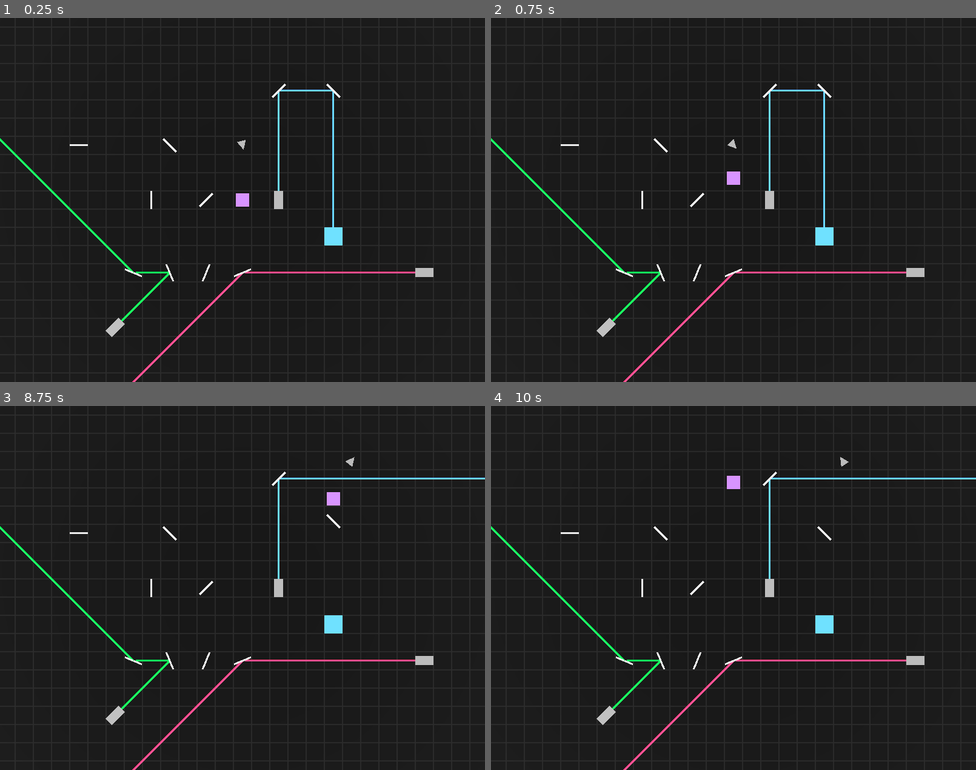
Above: before the commit, frames 1-4 (two rows, left to right).
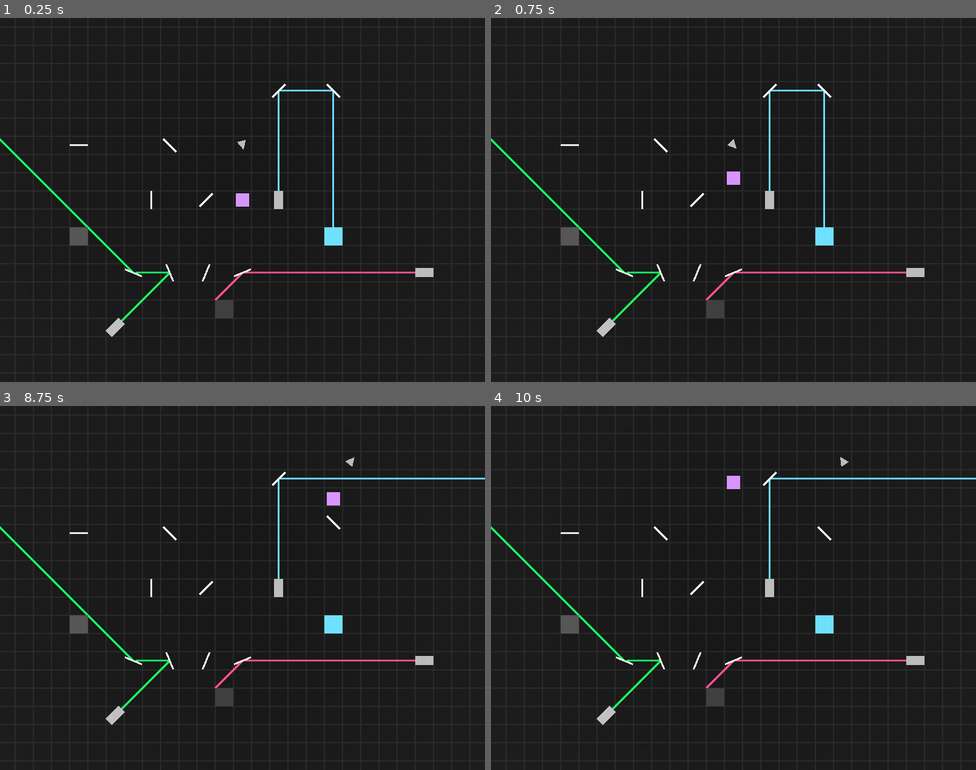
Above: after the commit, the same moments.

Repository: RiverApril/EnergyJam
Game: Godot game, scene res://levels/playground.tscn
The game is run twice, just before and just after one commit, with the same random seed, the same clock (stepped at 60 frames per second) and the same inputs. Before the commit the project starts from res://main_scene.tscn.
Inputs (mouse positions are in pixels of both pictures, inside the frame that each line leads up to):
- Up to frame 1 (0.25 s): no input
- Up to frame 2 (0.75 s): tap Enter at 0.5 s; move the mouse to (709, 272) at 0.52 s; hold W (Up) from 0.53 s (still down)
- Up to frame 3 (8.75 s): move the mouse to (388, 642) at 1.27 s; move the mouse to (97, 533) at 2.02 s; release W (Up) at 2.03 s; hold A (Left) 2.03-3.53 s; move the mouse to (266, 588) at 2.77 s; move the mouse to (169, 497) at 3.52 s; hold S (Down) 3.53-4.28 s; tap Escape at 4.15 s; move the mouse to (349, 569) at 4.27 s; hold D (Right) 4.28-5.03 s; move the mouse to (145, 606) at 5.02 s; hold W (Up) 5.03-5.78 s; move the mouse to (291, 507) at 5.77 s; hold D (Right) 5.78-8.03 s; move the mouse to (218, 660) at 6.52 s; move the mouse to (388, 642) at 7.27 s; move the mouse to (97, 533) at 8.02 s; hold S (Down) from 8.03 s (still down)
- Up to frame 4 (10 s): move the mouse to (757, 588) at 8.77 s; release S (Down) at 8.78 s; hold A (Left) 8.78-9.53 s; move the mouse to (660, 497) at 9.52 s; hold W (Up) from 9.53 s (still down)

The runs differ from the first frame. In frame 1, 0.5% of the frame differs, in the area x 14-48%, y 57-100%; in frame 2, 0.5%; in frame 3, 0.5%, in the area x 14-71%, y 29-100%; in frame 4, 0.5%.

Commit message:
organize and stuff

Diff:
--- /dev/null
+++ b/levels/level_1.tscn
@@ -0,0 +1,33 @@
+[gd_scene load_steps=8 format=3 uid="uid://cw2abihukk8rx"]
+
+[ext_resource type="PackedScene" uid="uid://buxx8bxc0y6a8" path="res://objects/world_nodes.tscn" id="1_gvgdc"]
+[ext_resource type="PackedScene" uid="uid://wdtsu7b21k3j" path="res://objects/player.tscn" id="2_gs1yk"]
+[ext_resource type="PackedScene" uid="uid://0h5dr3rsftd4" path="res://objects/mirror.tscn" id="3_84c64"]
+[ext_resource type="PackedScene" uid="uid://csgcpmpema2ta" path="res://objects/emitter.tscn" id="4_g0nsl"]
+[ext_resource type="PackedScene" uid="uid://cjecxrn8grcvf" path="res://objects/wall.tscn" id="5_k4on8"]
+[ext_resource type="PackedScene" uid="uid://u1lex88s588t" path="res://objects/block.tscn" id="6_uq5m7"]
+[ext_resource type="PackedScene" uid="uid://bnnuj7j4mqu3n" path="res://objects/glow_block.tscn" id="7_a3jam"]
+
+[node name="Node3D" type="Node3D"]
+
+[node name="World" parent="." instance=ExtResource("1_gvgdc")]
+
+[node name="Player Block" parent="." instance=ExtResource("2_gs1yk")]
+
+[node name="Mirror Block" parent="." instance=ExtResource("3_84c64")]
+transform = Transform3D(0.707107, 0, -0.707107, 0, 1, 0, 0.707107, 0, 0.707107, -7, 0, -2)
+
+[node name="Mirror Block2" parent="." instance=ExtResource("3_84c64")]
+transform = Transform3D(0.707107, 0, 0.707107, 0, 1, 0, -0.707107, 0, 0.707107, -3, 0, -2)
+
+[node name="Emitter Block" parent="." instance=ExtResource("4_g0nsl")]
+transform = Transform3D(1, 0, 0, 0, 1, 0, 0, 0, 1, -3, 0, 3)
+
+[node name="Wall" parent="." instance=ExtResource("5_k4on8")]
+transform = Transform3D(1, 0, 0, 0, 1, 0, 0, 0, 1, 0, 0, -6)
+
+[node name="Block" parent="." instance=ExtResource("6_uq5m7")]
+transform = Transform3D(1, 0, 0, 0, 1, 0, 0, 0, 1, 2, 0, 0)
+
+[node name="Glow Block" parent="." instance=ExtResource("7_a3jam")]
+transform = Transform3D(1, 0, 0, 0, 1, 0, 0, 0, 1, -7, 0, 2)
--- /dev/null
+++ b/levels/playground.tscn
@@ -0,0 +1,73 @@
+[gd_scene load_steps=10 format=3 uid="uid://b3rgriamiuxgj"]
+
+[ext_resource type="PackedScene" uid="uid://buxx8bxc0y6a8" path="res://objects/world_nodes.tscn" id="1_mlhc4"]
+[ext_resource type="PackedScene" uid="uid://wdtsu7b21k3j" path="res://objects/player.tscn" id="2_xd8m3"]
+[ext_resource type="PackedScene" uid="uid://0h5dr3rsftd4" path="res://objects/mirror.tscn" id="3_6f0be"]
+[ext_resource type="PackedScene" uid="uid://csgcpmpema2ta" path="res://objects/emitter.tscn" id="4_ffx2f"]
+[ext_resource type="PackedScene" uid="uid://cjecxrn8grcvf" path="res://objects/wall.tscn" id="5_17s4d"]
+[ext_resource type="PackedScene" uid="uid://c8d0jk1h1bh0r" path="res://objects/splitter.tscn" id="6_bq0w0"]
+[ext_resource type="PackedScene" uid="uid://u1lex88s588t" path="res://objects/block.tscn" id="6_nrulv"]
+[ext_resource type="PackedScene" uid="uid://bnnuj7j4mqu3n" path="res://objects/glow_block.tscn" id="7_adoke"]
+[ext_resource type="Script" path="res://scripts/spinner.gd" id="7_xb55c"]
+
+[node name="Node3D" type="Node3D"]
+
+[node name="World" parent="." instance=ExtResource("1_mlhc4")]
+
+[node name="Player" parent="." instance=ExtResource("2_xd8m3")]
+
+[node name="Emitter" parent="." instance=ExtResource("4_ffx2f")]
+transform = Transform3D(1, 0, 0, 0, 1, 0, 0, 0, 1, 2, 0, 0)
+metadata/beam_color = Color(0.316048, 0.66952, 1, 1)
+
+[node name="Emitter2" parent="." instance=ExtResource("4_ffx2f")]
+transform = Transform3D(-4.37114e-08, 0, 1, 0, 1, 0, -1, 0, -4.37114e-08, 10, 0, 4)
+
+[node name="Emitter3" parent="." instance=ExtResource("4_ffx2f")]
+transform = Transform3D(0.707107, 0, -0.707107, 0, 1, 0, 0.707107, 0, 0.707107, -7, 0, 7)
+metadata/beam_color = Color(0, 0.850407, 0.279742, 1)
+
+[node name="Mirror" parent="." instance=ExtResource("3_6f0be")]
+transform = Transform3D(0.707107, 0, -0.707107, 0, 1, 0, 0.707107, 0, 0.707107, -2, 0, 0)
+
+[node name="Mirror2" parent="." instance=ExtResource("3_6f0be")]
+transform = Transform3D(0.707107, 0, 0.707107, 0, 1, 0, -0.707107, 0, 0.707107, -4, 0, -3)
+
+[node name="Mirror3" parent="." instance=ExtResource("3_6f0be")]
+transform = Transform3D(0.707107, 0, -0.707107, 0, 1, 0, 0.707107, 0, 0.707107, 2, 0, -6)
+
+[node name="Mirror4" parent="." instance=ExtResource("3_6f0be")]
+transform = Transform3D(0.707107, 0, 0.707107, 0, 1, 0, -0.707107, 0, 0.707107, 5, 0, -6)
+
+[node name="Mirror5" parent="." instance=ExtResource("3_6f0be")]
+transform = Transform3D(0.382684, 0, -0.92388, 0, 1, 0, 0.92388, 0, 0.382684, 0, 0, 4)
+
+[node name="Mirror6" parent="." instance=ExtResource("3_6f0be")]
+transform = Transform3D(0.92388, 0, 0.382684, 0, 1, 0, -0.382684, 0, 0.92388, -4, 0, 4)
+
+[node name="Mirror7" parent="." instance=ExtResource("3_6f0be")]
+transform = Transform3D(0.92388, 0, -0.382684, 0, 1, 0, 0.382684, 0, 0.92388, -2, 0, 4)
+
+[node name="Mirror8" parent="." instance=ExtResource("3_6f0be")]
+transform = Transform3D(0.382684, 0, 0.92388, 0, 1, 0, -0.92388, 0, 0.382684, -6, 0, 4)
+
+[node name="Mirror9" parent="." instance=ExtResource("3_6f0be")]
+transform = Transform3D(1, 0, 0, 0, 1, 0, 0, 0, 1, -5, 0, 0)
+
+[node name="Mirror10" parent="." instance=ExtResource("3_6f0be")]
+transform = Transform3D(-4.37114e-08, 0, 1, 0, 1, 0, -1, 0, -4.37114e-08, -9, 0, -3)
+
+[node name="Block" parent="." instance=ExtResource("6_nrulv")]
+transform = Transform3D(1, 0, 0, 0, 1, 0, 0, 0, 1, -9, 0, 2)
+
+[node name="Splitter" parent="." instance=ExtResource("6_bq0w0")]
+
+[node name="Node" type="Node" parent="Splitter" node_paths=PackedStringArray("target")]
+script = ExtResource("7_xb55c")
+target = NodePath("..")
+angular_velocity = Vector3(0, 1, 0)
+
+[node name="Glow Block" parent="." instance=ExtResource("7_adoke")]
+
+[node name="Wall" parent="." instance=ExtResource("5_17s4d")]
+transform = Transform3D(1, 0, 0, 0, 1, 0, 0, 0, 1, -1, 0, 6)
--- a/main_scene.tscn
+++ /dev/null
@@ -1,124 +0,0 @@
-[gd_scene load_steps=17 format=3 uid="uid://b3rgriamiuxgj"]
-
-[ext_resource type="Texture2D" uid="uid://bqjdlry475jdq" path="res://textures/bg.png" id="1_gw5mv"]
-[ext_resource type="PackedScene" uid="uid://wdtsu7b21k3j" path="res://objects/player.tscn" id="1_kuxpl"]
-[ext_resource type="PackedScene" uid="uid://csgcpmpema2ta" path="res://objects/emitter.tscn" id="2_em67g"]
-[ext_resource type="PackedScene" uid="uid://0h5dr3rsftd4" path="res://objects/mirror.tscn" id="4_ed4lm"]
-[ext_resource type="PackedScene" uid="uid://c8d0jk1h1bh0r" path="res://objects/splitter.tscn" id="5_y4px1"]
-[ext_resource type="Material" uid="uid://bcpx048io8c4u" path="res://materials/off_material.tres" id="6_7ebnx"]
-[ext_resource type="Script" path="res://scripts/glow.gd" id="6_iyo05"]
-[ext_resource type="Script" path="res://scripts/spinner.gd" id="6_vheie"]
-[ext_resource type="Material" uid="uid://dsuqswa503vte" path="res://materials/on_material.tres" id="8_3wg5y"]
-
-[sub_resource type="ProceduralSkyMaterial" id="ProceduralSkyMaterial_jq2it"]
-sky_top_color = Color(0.655778, 0.765712, 1, 1)
-sky_horizon_color = Color(1, 0.685292, 0.575142, 1)
-ground_bottom_color = Color(0, 0, 0, 1)
-ground_horizon_color = Color(0, 0, 0, 1)
-
-[sub_resource type="Sky" id="Sky_n3dt3"]
-sky_material = SubResource("ProceduralSkyMaterial_jq2it")
-
-[sub_resource type="Environment" id="Environment_lmp3d"]
-sky = SubResource("Sky_n3dt3")
-ambient_light_source = 2
-ambient_light_color = Color(1, 1, 1, 1)
-
-[sub_resource type="StandardMaterial3D" id="StandardMaterial3D_rahd7"]
-albedo_color = Color(0.0962047, 0.0962048, 0.0962047, 1)
-albedo_texture = ExtResource("1_gw5mv")
-uv1_triplanar = true
-
-[sub_resource type="PlaneMesh" id="PlaneMesh_ce01x"]
-material = SubResource("StandardMaterial3D_rahd7")
-size = Vector2(40, 40)
-
-[sub_resource type="BoxShape3D" id="BoxShape3D_prb83"]
-
-[sub_resource type="BoxMesh" id="BoxMesh_hip80"]
-material = ExtResource("8_3wg5y")
-
-[node name="Node3D" type="Node3D"]
-
-[node name="World" type="Node3D" parent="."]
-
-[node name="WorldEnvironment" type="WorldEnvironment" parent="World"]
-environment = SubResource("Environment_lmp3d")
-
-[node name="DirectionalLight3D" type="DirectionalLight3D" parent="World"]
-transform = Transform3D(0.965926, -0.12941, -0.224144, 0.258819, 0.482963, 0.836516, 0, -0.866025, 0.5, 0, 0, 0)
-
-[node name="Camera3D" type="Camera3D" parent="World"]
-transform = Transform3D(1, 0, 0, 0, -4.37114e-08, 1, 0, -1, -4.37114e-08, 0, 10, 0)
-projection = 1
-size = 20.0
-
-[node name="MeshInstance3D" type="MeshInstance3D" parent="World"]
-transform = Transform3D(1, 0, 0, 0, 1, 0, 0, 0, 1, 0, -1, 0)
-mesh = SubResource("PlaneMesh_ce01x")
-skeleton = NodePath("../..")
-
-[node name="Player" parent="." instance=ExtResource("1_kuxpl")]
-
-[node name="Emitter" parent="." instance=ExtResource("2_em67g")]
-transform = Transform3D(1, 0, 0, 0, 1, 0, 0, 0, 1, 2, 0, 0)
-metadata/beam_color = Color(0.316048, 0.66952, 1, 1)
-
-[node name="Emitter2" parent="." instance=ExtResource("2_em67g")]
-transform = Transform3D(-4.37114e-08, 0, 1, 0, 1, 0, -1, 0, -4.37114e-08, 10, 0, 4)
-
-[node name="Emitter3" parent="." instance=ExtResource("2_em67g")]
-transform = Transform3D(0.707107, 0, -0.707107, 0, 1, 0, 0.707107, 0, 0.707107, -7, 0, 7)
-metadata/beam_color = Color(0, 0.850407, 0.279742, 1)
-
-[node name="Mirror" parent="." instance=ExtResource("4_ed4lm")]
-transform = Transform3D(0.707107, 0, -0.707107, 0, 1, 0, 0.707107, 0, 0.707107, -2, 0, 0)
-
-[node name="Mirror2" parent="." instance=ExtResource("4_ed4lm")]
-transform = Transform3D(0.707107, 0, 0.707107, 0, 1, 0, -0.707107, 0, 0.707107, -4, 0, -3)
-
-[node name="Mirror3" parent="." instance=ExtResource("4_ed4lm")]
-transform = Transform3D(0.707107, 0, -0.707107, 0, 1, 0, 0.707107, 0, 0.707107, 2, 0, -6)
-
-[node name="Mirror4" parent="." instance=ExtResource("4_ed4lm")]
-transform = Transform3D(0.707107, 0, 0.707107, 0, 1, 0, -0.707107, 0, 0.707107, 5, 0, -6)
-
-[node name="Mirror5" parent="." instance=ExtResource("4_ed4lm")]
-transform = Transform3D(0.382684, 0, -0.92388, 0, 1, 0, 0.92388, 0, 0.382684, 0, 0, 4)
-
-[node name="Mirror6" parent="." instance=ExtResource("4_ed4lm")]
-transform = Transform3D(0.92388, 0, 0.382684, 0, 1, 0, -0.382684, 0, 0.92388, -4, 0, 4)
-
-[node name="Mirror7" parent="." instance=ExtResource("4_ed4lm")]
-transform = Transform3D(0.92388, 0, -0.382684, 0, 1, 0, 0.382684, 0, 0.92388, -2, 0, 4)
-
-[node name="Mirror8" parent="." instance=ExtResource("4_ed4lm")]
-transform = Transform3D(0.382684, 0, 0.92388, 0, 1, 0, -0.92388, 0, 0.382684, -6, 0, 4)
-
-[node name="Mirror9" parent="." instance=ExtResource("4_ed4lm")]
-transform = Transform3D(1, 0, 0, 0, 1, 0, 0, 0, 1, -5, 0, 0)
-
-[node name="Mirror10" parent="." instance=ExtResource("4_ed4lm")]
-transform = Transform3D(-4.37114e-08, 0, 1, 0, 1, 0, -1, 0, -4.37114e-08, -9, 0, -3)
-
-[node name="Splitter" parent="." instance=ExtResource("5_y4px1")]
-
-[node name="Node" type="Node" parent="Splitter" node_paths=PackedStringArray("target")]
-script = ExtResource("6_vheie")
-target = NodePath("..")
-angular_velocity = Vector3(0, 1, 0)
-
-[node name="Glow Block" type="StaticBody3D" parent="."]
-transform = Transform3D(1, 0, 0, 0, 1, 0, 0, 0, 1, 5, 0, 2)
-
-[node name="CollisionShape3D" type="CollisionShape3D" parent="Glow Block"]
-shape = SubResource("BoxShape3D_prb83")
-
-[node name="MeshInstance3D" type="MeshInstance3D" parent="Glow Block"]
-mesh = SubResource("BoxMesh_hip80")
-
-[node name="Glow" type="Node" parent="Glow Block" node_paths=PackedStringArray("mesh_instance")]
-script = ExtResource("6_iyo05")
-mesh_instance = NodePath("../MeshInstance3D")
-off_material = ExtResource("6_7ebnx")
-on_material = ExtResource("8_3wg5y")
--- a/materials/block_material.tres
+++ b/materials/block_material.tres
@@ -1,4 +1,4 @@
 [gd_resource type="StandardMaterial3D" format=3 uid="uid://miti6kg4ca1"]
 
 [resource]
-albedo_color = Color(0.163861, 0.163861, 0.163861, 1)
+albedo_color = Color(0.235732, 0.235732, 0.235732, 1)
--- /dev/null
+++ b/materials/wall_material.tres
@@ -0,0 +1,4 @@
+[gd_resource type="StandardMaterial3D" format=3 uid="uid://bek6dx3wm6ywe"]
+
+[resource]
+albedo_color = Color(0.163861, 0.163861, 0.163861, 1)
--- a/objects/block.tscn
+++ b/objects/block.tscn
@@ -1,17 +1,14 @@
 [gd_scene load_steps=5 format=3 uid="uid://u1lex88s588t"]
 
 [ext_resource type="Script" path="res://scripts/movable.gd" id="1_e8r57"]
+[ext_resource type="Material" uid="uid://miti6kg4ca1" path="res://materials/block_material.tres" id="1_qtb1v"]
 
 [sub_resource type="BoxShape3D" id="BoxShape3D_prb83"]
 
-[sub_resource type="StandardMaterial3D" id="StandardMaterial3D_u1rhc"]
-albedo_color = Color(0.163861, 0.163861, 0.163861, 1)
-
 [sub_resource type="BoxMesh" id="BoxMesh_hip80"]
-material = SubResource("StandardMaterial3D_u1rhc")
+material = ExtResource("1_qtb1v")
 
 [node name="Block" type="StaticBody3D"]
-transform = Transform3D(1, 0, 0, 0, 1, 0, 0, 0, 1, 0, 0, 2)
 
 [node name="CollisionShape3D" type="CollisionShape3D" parent="."]
 shape = SubResource("BoxShape3D_prb83")
--- a/objects/emitter.tscn
+++ b/objects/emitter.tscn
@@ -25,7 +25,5 @@
 [node name="Emitter" type="Node3D" parent="."]
 script = ExtResource("1_jfne6")
 beam_scene = ExtResource("2_o5h2k")
-max_beam_depth = null
-max_length = null
 
 [node name="Beams" type="Node" parent="Emitter"]
--- /dev/null
+++ b/objects/glow_block.tscn
@@ -0,0 +1,29 @@
+[gd_scene load_steps=7 format=3 uid="uid://bnnuj7j4mqu3n"]
+
+[ext_resource type="Material" uid="uid://dsuqswa503vte" path="res://materials/on_material.tres" id="1_8ebb6"]
+[ext_resource type="Script" path="res://scripts/glow.gd" id="2_iokxy"]
+[ext_resource type="Material" uid="uid://bcpx048io8c4u" path="res://materials/off_material.tres" id="3_1w1ir"]
+[ext_resource type="Script" path="res://scripts/movable.gd" id="4_agwwu"]
+
+[sub_resource type="BoxShape3D" id="BoxShape3D_prb83"]
+
+[sub_resource type="BoxMesh" id="BoxMesh_hip80"]
+material = ExtResource("1_8ebb6")
+
+[node name="Glow Block" type="StaticBody3D"]
+transform = Transform3D(1, 0, 0, 0, 1, 0, 0, 0, 1, 5, 0, 2)
+
+[node name="CollisionShape3D" type="CollisionShape3D" parent="."]
+shape = SubResource("BoxShape3D_prb83")
+
+[node name="MeshInstance3D" type="MeshInstance3D" parent="."]
+mesh = SubResource("BoxMesh_hip80")
+
+[node name="Glow" type="Node" parent="." node_paths=PackedStringArray("mesh_instance")]
+script = ExtResource("2_iokxy")
+mesh_instance = NodePath("../MeshInstance3D")
+off_material = ExtResource("3_1w1ir")
+on_material = ExtResource("1_8ebb6")
+
+[node name="Movable" type="Node" parent="."]
+script = ExtResource("4_agwwu")
--- a/objects/mirror.tscn
+++ b/objects/mirror.tscn
@@ -25,7 +25,6 @@
 
 [node name="Movable" type="Node" parent="."]
 script = ExtResource("2_pp7xd")
-move_speed = 5.0
 
 [node name="Mirror" type="Node" parent="."]
 script = ExtResource("1_abdlj")
--- /dev/null
+++ b/objects/wall.tscn
@@ -0,0 +1,16 @@
+[gd_scene load_steps=4 format=3 uid="uid://cjecxrn8grcvf"]
+
+[ext_resource type="Material" uid="uid://bek6dx3wm6ywe" path="res://materials/wall_material.tres" id="1_syeb2"]
+
+[sub_resource type="BoxShape3D" id="BoxShape3D_prb83"]
+
+[sub_resource type="BoxMesh" id="BoxMesh_hip80"]
+material = ExtResource("1_syeb2")
+
+[node name="Wall" type="StaticBody3D"]
+
+[node name="CollisionShape3D" type="CollisionShape3D" parent="."]
+shape = SubResource("BoxShape3D_prb83")
+
+[node name="MeshInstance3D" type="MeshInstance3D" parent="."]
+mesh = SubResource("BoxMesh_hip80")
--- /dev/null
+++ b/objects/world_nodes.tscn
@@ -0,0 +1,48 @@
+[gd_scene load_steps=8 format=3 uid="uid://buxx8bxc0y6a8"]
+
+[ext_resource type="Texture2D" uid="uid://bqjdlry475jdq" path="res://textures/bg.png" id="1_nlcip"]
+[ext_resource type="Script" path="res://scripts/level_control.gd" id="2_ssoik"]
+
+[sub_resource type="ProceduralSkyMaterial" id="ProceduralSkyMaterial_jq2it"]
+sky_top_color = Color(0.655778, 0.765712, 1, 1)
+sky_horizon_color = Color(1, 0.685292, 0.575142, 1)
+ground_bottom_color = Color(0, 0, 0, 1)
+ground_horizon_color = Color(0, 0, 0, 1)
+
+[sub_resource type="Sky" id="Sky_n3dt3"]
+sky_material = SubResource("ProceduralSkyMaterial_jq2it")
+
+[sub_resource type="Environment" id="Environment_lmp3d"]
+sky = SubResource("Sky_n3dt3")
+ambient_light_source = 2
+ambient_light_color = Color(1, 1, 1, 1)
+
+[sub_resource type="StandardMaterial3D" id="StandardMaterial3D_rahd7"]
+albedo_color = Color(0.0962047, 0.0962048, 0.0962047, 1)
+albedo_texture = ExtResource("1_nlcip")
+uv1_triplanar = true
+
+[sub_resource type="PlaneMesh" id="PlaneMesh_ce01x"]
+material = SubResource("StandardMaterial3D_rahd7")
+size = Vector2(40, 40)
+
+[node name="World" type="Node3D"]
+
+[node name="WorldEnvironment" type="WorldEnvironment" parent="."]
+environment = SubResource("Environment_lmp3d")
+
+[node name="DirectionalLight3D" type="DirectionalLight3D" parent="."]
+transform = Transform3D(0.965926, -0.12941, -0.224144, 0.258819, 0.482963, 0.836516, 0, -0.866025, 0.5, 0, 0, 0)
+
+[node name="Camera3D" type="Camera3D" parent="."]
+transform = Transform3D(1, 0, 0, 0, -4.37114e-08, 1, 0, -1, -4.37114e-08, 0, 10, 0)
+projection = 1
+size = 20.0
+
+[node name="Floor" type="MeshInstance3D" parent="."]
+transform = Transform3D(1, 0, 0, 0, 1, 0, 0, 0, 1, 0, -1, 0)
+mesh = SubResource("PlaneMesh_ce01x")
+skeleton = NodePath("../..")
+
+[node name="LevelControl" type="Node" parent="."]
+script = ExtResource("2_ssoik")
--- a/project.godot
+++ b/project.godot
@@ -11,7 +11,7 @@
 [application]
 
 config/name="Energy Jam"
-run/main_scene="res://main_scene.tscn"
+run/main_scene="res://levels/playground.tscn"
 config/features=PackedStringArray("4.3", "GL Compatibility")
 config/icon="res://icon.svg"
 
--- /dev/null
+++ b/scripts/level_control.gd
@@ -0,0 +1,12 @@
+extends Node
+
+@export var levels: Array
+
+func _input(event):
+
+	if event is InputEventKey:
+		if event.pressed and event.keycode == KEY_ESCAPE:
+			go_to_next_level()
+
+func go_to_next_level():
+	pass #todo
